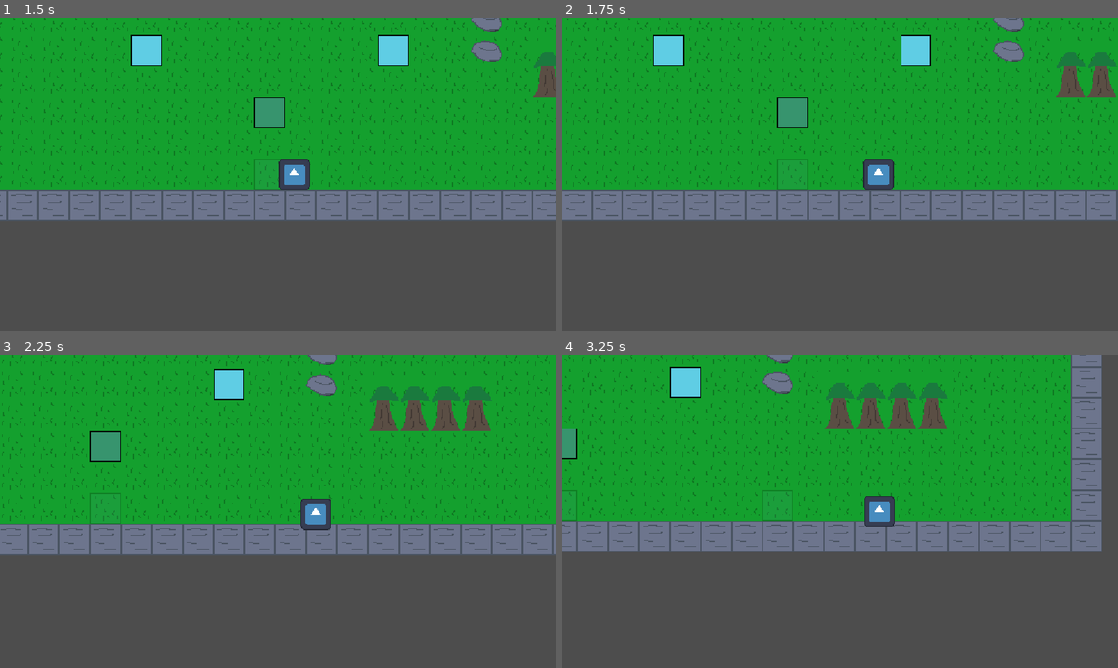
Above: before the commit, frames 1-4 (two rows, left to right).
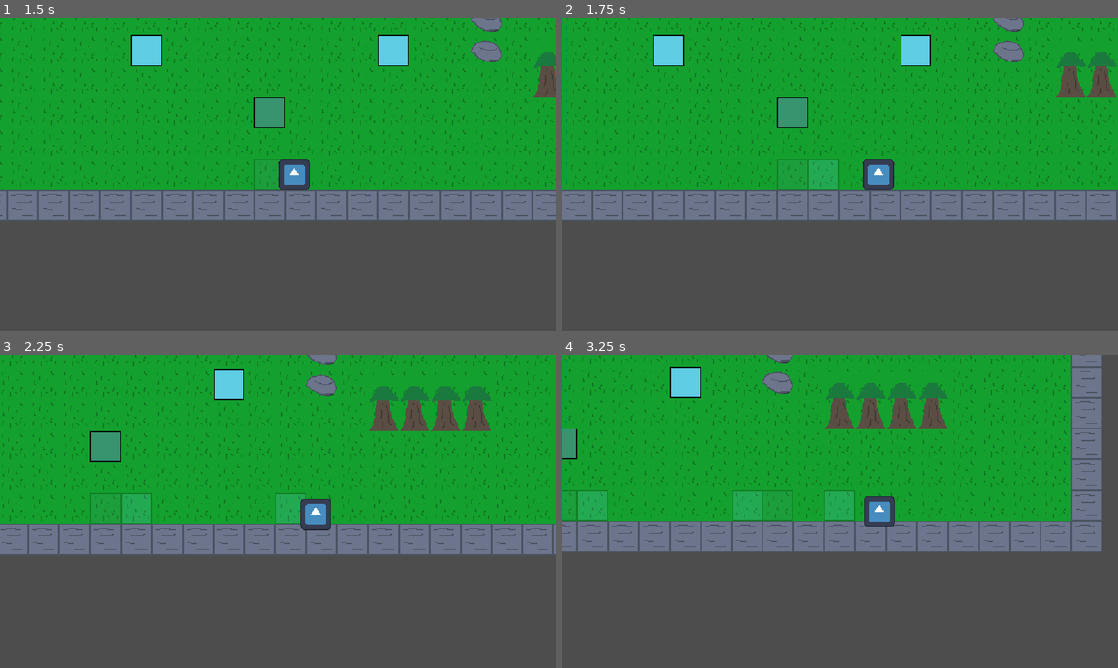
Above: after the commit, the same moments.

Repository: Deeeeelan/serious-game
Game: Godot game, scene res://scenes/title_screen.tscn
Same seed, same stepped clock (60 frames per second), same inputs: the game is played once before the commit and once after it. The engine's default icon, where the game draws it, is replaced by a stand-in: a white triangle on a blue panel in a dark square.
Inputs (mouse positions are in pixels of both pictures, inside the frame that each line leads up to):
- Up to frame 1 (1.5 s): click "Start" at 0.5 s; tap Enter at 1.25 s; move the mouse to (400, 158) at 1.27 s; hold D (right) from 1.28 s (still down); hold N (placeGear) from 1.28 s (still down); click (400, 158) at 1.42 s
- Up to frame 2 (1.75 s): keep holding D (right); keep holding N (placeGear); tap M (placeTestGen) at 1.55 s
- Up to frame 3 (2.25 s): move the mouse to (166, 527) at 2.02 s; release D (right) at 2.03 s; release N (placeGear) at 2.03 s; hold S (down) from 2.03 s (still down); tap M (placeTestGen) at 2.1 s
- Up to frame 4 (3.25 s): tap N (placeGear) at 2.3 s; move the mouse to (895, 442) at 2.77 s; release S (down) at 2.78 s; hold D (right) from 2.78 s (still down); hold Q (drop) from 2.78 s (still down); tap M (placeTestGen) at 3.05 s

Frame 1 is identical in both runs. In frame 2, 0.5% of the frame differs, in the area x 44-50%, y 45-55%; in frame 3, 1.0%; in frame 4, 1.7%, in the area x 2-53%, y 43-54%.

Commit message:
Update gear.gd

Diff:
--- a/scripts/gear.gd
+++ b/scripts/gear.gd
@@ -1,33 +1,46 @@
 extends Node2D
 
 var components: Dictionary[Vector2i,Component] = {}
-var gears: Dictionary = {}
-var generators: Dictionary = {}
+var generators: Array[Vector2i] = []
 var genInfo: Dictionary = {1:{"speed":10, "torque":50}, 2:{"speed":20, "torque":100}}
+
+##References to other objects
 @onready var player: CharacterBody2D = $"../Node2D/Player"
 @onready var underground: TileMapLayer = $"../Node2D/Terrain/Underground"
 
 class Component:
-	var size: int = 32
-	var speed: int = 0
-	var torque: int = 0
-	var isGenerator: bool = false
+	var size: int
+	var speed: int
+	var torque: int
+	var firstCheck: bool
+	var genID: int
 
-	func _init(siz, spee, torqu, isGenerato) -> void:
+	func _init(siz = 32, spee = 0, torqu = 0, genI = 0) -> void:
 		self.size = siz
 		self.speed = spee
 		self.torque = torqu
-		self.isGenerator = isGenerato
+		self.genID = genI
+		if genID == 0:
+			firstCheck == true
+
+	func resetTo(siz = 32, spee = 0, torqu = 0, genI = 0) -> void:
+		self.size = siz
+		self.speed = spee
+		self.torque = torqu
+		self.genID = genI
+		if genID == 0:
+			firstCheck == true
+
 
 @warning_ignore("unused_parameter")
 func _process(delta: float) -> void:
 	pass
 
-func findConnectedComponents(startPoint: Vector2i) -> Array:
+func findConnectedComponents(startPoint: Vector2i) -> Array: #TODO: make this better/integrate this better
 	var componentStack: Array[Vector2i] = [startPoint]
 	var index: int = 0
 
-	while componentStack.size() > index:
+	while componentStack.size() >= index:
 		var node: Vector2i = componentStack.pop_front()
 
 		if components.has(node + Vector2i.UP) and (node + Vector2i.UP) not in componentStack:
@@ -39,35 +52,47 @@
 		if components.has(node + Vector2i.LEFT) and (node + Vector2i.UP) not in componentStack:
 			componentStack.append(node + Vector2i.LEFT)
 
-		print(componentStack)
 		index += 1
 	return componentStack
 
 func _input(event: InputEvent) -> void:
 	var playerTilemapCoords: Vector2i = underground.local_to_map(player.position)
 
-	if event.is_action_pressed("placeGear"):
-		print(playerTilemapCoords, "placed Gear")
-		#components[playerTilemapCoords] = 0
-		gears[playerTilemapCoords] = [0, 0, false]
+	if event.is_action_pressed("placeGear"): ##testing version of placing gear
+		if playerTilemapCoords in generators:
+			generators.erase(playerTilemapCoords)
+			components[playerTilemapCoords].resetTo()
+		elif playerTilemapCoords in components:
+			components[playerTilemapCoords].resetTo()
+		else:
+			components[playerTilemapCoords] = Component.new()
 		updateGearRendering()
-	if event.is_action_pressed("placeTestGen"):
-		print(playerTilemapCoords, "placed Gen")
-		#components[playerTilemapCoords] = 1
+
+	if event.is_action_pressed("placeTestGen"):##testing version of placing generator
+		if playerTilemapCoords in components:
+			components[playerTilemapCoords].resetTo(32, 10, 50, 1)
+			generators.append(playerTilemapCoords)
+		else:
+			components[playerTilemapCoords] = Component.new(32, 10, 50, 1)
+			generators.append(playerTilemapCoords)
 
 		updateGearRendering()
 		#updateGearLogic()
 
 func updateGearRendering() -> void:
-	for gearCoords in gears:
-		underground.set_cell(gearCoords, 0, Vector2i(0, 0))
+	for componentCoords in components:
+		var component: Component = components[componentCoords]
+		underground.set_cell(componentCoords, 0, Vector2i(0, component.genID))
 
-		if gears.has(gearCoords) and gears[gearCoords][2] == true:
-			underground.set_cell(gearCoords, 0, Vector2i(1, 0))
+		if component.genID == 0 and component.speed != 0:
+			underground.set_cell(componentCoords, 0, Vector2i(1, 0))
 
-#func updateGearLogic() -> void:
+#func updateGearLogic() -> void: ##TODO: This
 	#for componentCoords in components:
 		#var component = components[componentCoords]
 #
 		#for coords in findConnectedComponents(componentCoords):
 			#gears[coords] = [genInfo[0], genInfo[1], true]
+
+func updateGearLogic() -> void:
+	pass
